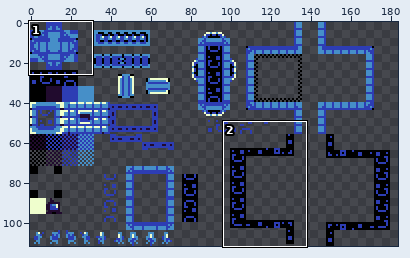
A sprite sheet gets an edit: assets/tiles_blue.png. The first picture is a wide view before the edit; the outline marks the close-up.
Close-up. The starting point:
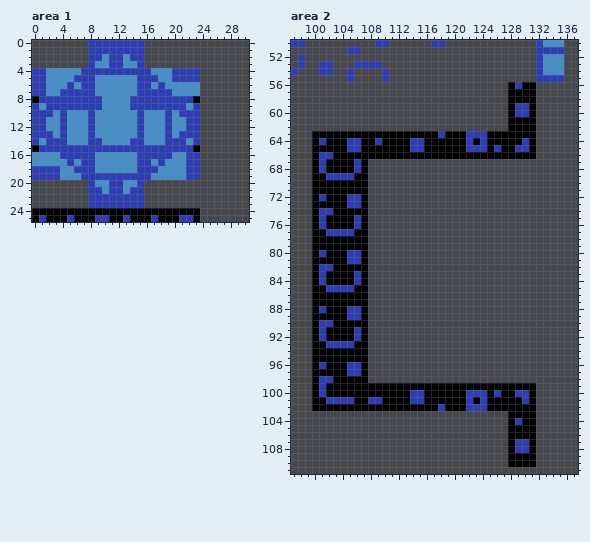
The file is 192x112 pixels. Shown: area 1: x 0..30, y 0..25; area 2: x 97..137, y 50..111. The wide view leaves out empty margins. The commit also changed other parts of the picture, which this record leaves out.
After:
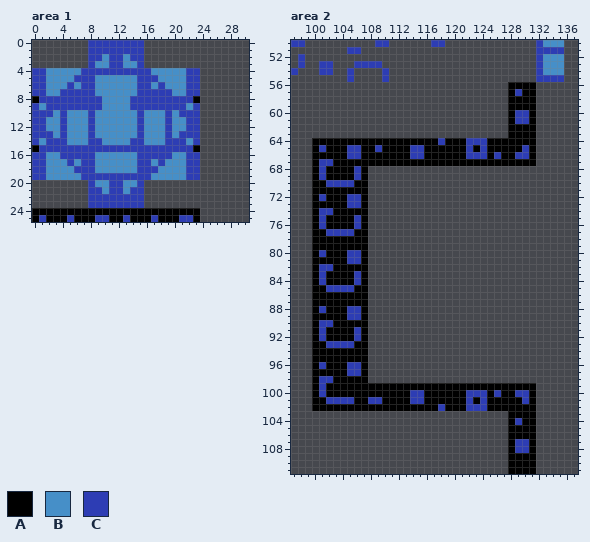
Palette (. is transparent): A #000000  B #468fc8  C #2d3db4
Diff:
--- area 1
@@ x 18..25 @@
  3 ........
- 4 BBCCCC..
- 5 BBCCCC..
- 6 CBBBBB..
- 7 CCBBBB..
+ 4 BBBBCC..
+ 5 BBBBCC..
+ 6 CBBBCC..
+ 7 CCBBCC..
  8 CCCCCA..
@@ x 0..5 @@
 15 ACCCCC
-16 BBBBCC
-17 BBBBBC
-18 CCCCBB
-19 CCCCBB
+16 CCBBCC
+17 CCBBBC
+18 CCBBBB
+19 CCBBBB
 20 ......
--- area 2
@@ x 97..137 @@
  55 ........C....C.....................CCCC..
- 56 ...............................ACAA......
- 57 ...............................AAAA......
+ 56 ...............................AAAA......
+ 57 ...............................ACAA......
  58 ...............................AAAA......
- 59 ...............................ACCA......
+ 59 ...............................AAAA......
  60 ...............................ACCA......
- 61 ...............................AAAA......
+ 61 ...............................ACCA......
  62 ...............................AAAA......
- 63 ...AAAAAAAAAAAAAAAAAACAAACCCAAAAAAA......
- 64 ...ACAAACCAACAAAACCAAAAAACACAAAAACA......
- 65 ...AAAAACCAAAAAAACCAAAAAACCCACAACCA......
- 66 ...ACCAAAAAAAAAAAAAAAAAAAAAAAAAAAAA......
- 67 ...ACAAAACA..............................
+ 63 ...............................AAAA......
+ 64 ...AAAAAAAAAAAAAAAAAACAAACCCAAAAAAA......
+ 65 ...ACAAACCAACAAAACCAAAAAACACAAAAACA......
+ 66 ...AAAAACCAAAAAAACCAAAAAACCCACAACCA......
+ 67 ...ACCAAAAAAAAAAAAAAAAAAAAAAAAAAAAA......
  68 ...ACAAAACA..............................
- 69 ...AACCCCAA..............................
- 70 ...AAAAAAAA..............................
+ 69 ...ACAAAACA..............................
+ 70 ...AACCCCAA..............................
  71 ...AAAAAAAA..............................
@@ x 126..133 @@
 110 ..AAAA..
-111 ........
+111 ..AAAA..
